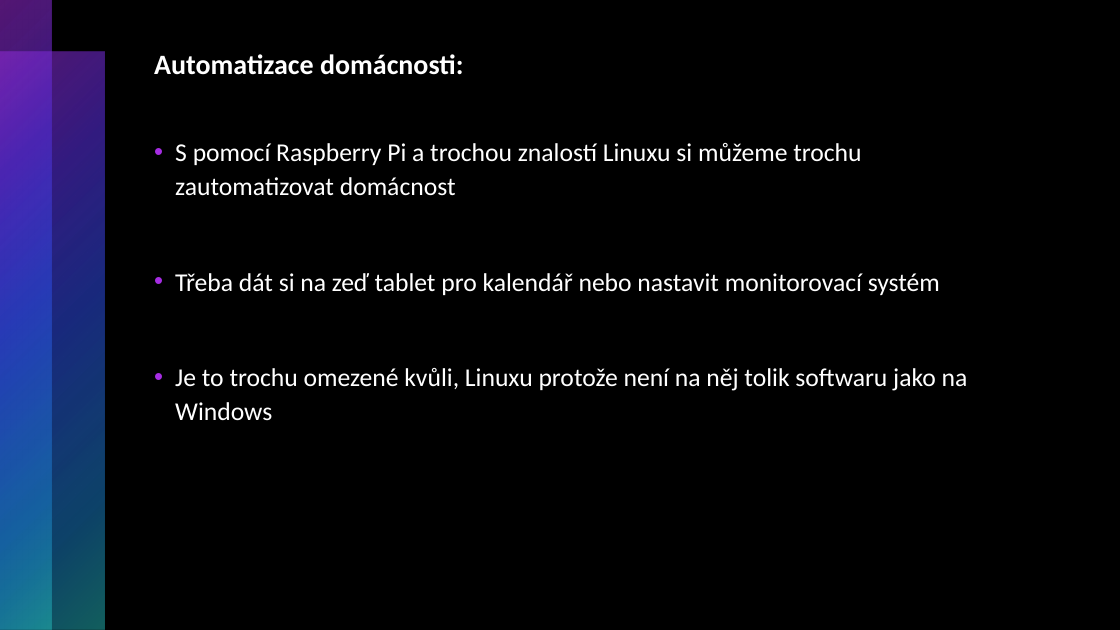
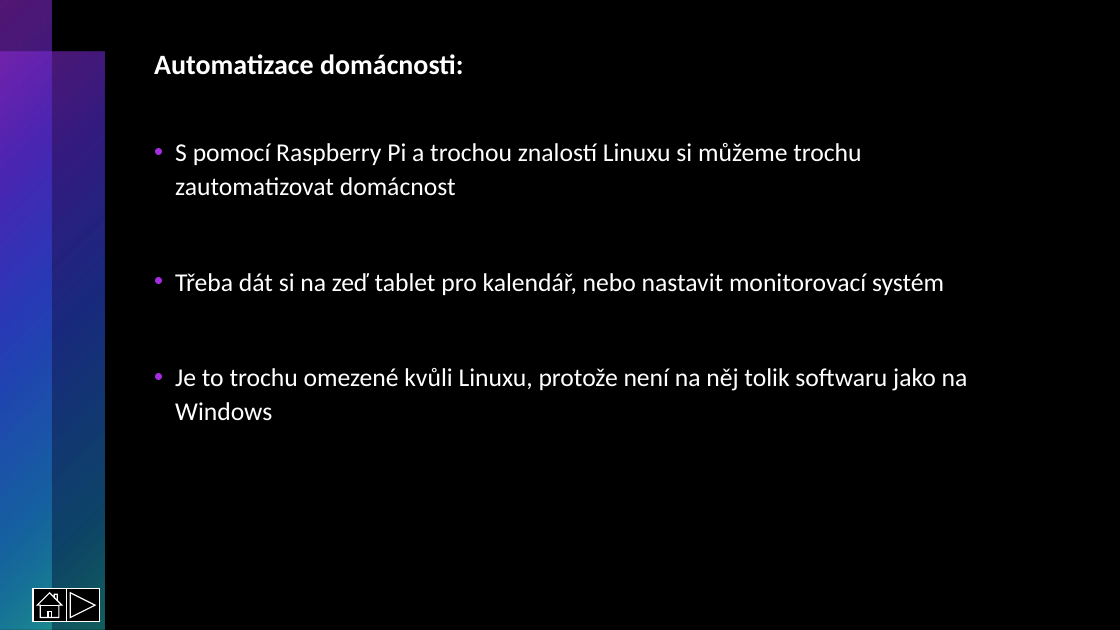
Before and after one commit to RadRoz12/Linux, a slide deck: slide 12 of Linux.pptx (slide 10 before the commit). Drawn at 1120x630 pixels with LibreOffice and Linux fonts; fonts in the diff are those of the drawing. Boxes give left, top, right and bottom in pixels: in the first picture for what was removed or moved away, otherwise in the second. Text is boxed around its words. In the diff, an @@ line names an element or a change of style, - is before the commit and + after.

```diff
--- a/Linux.pptx
+++ b/Linux.pptx
@@ text at [175,273,968,420]: text changed @@
-• Třeba dát si na zeď tablet pro kalendář nebo nastavit monitorovací systém
-• Je to trochu omezené kvůli, Linuxu protože není na něj tolik softwaru jako na Windows
+• Třeba dát si na zeď tablet pro kalendář, nebo nastavit monitorovací systém
+• Je to trochu omezené kvůli Linuxu, protože není na něj tolik softwaru jako na Windows
@@ action button home added at [33,589,66,622], fill #000000, outline #FFFFFF 1 pt @@
@@ action button forward next added at [66,589,99,622], fill #000000, outline #FFFFFF 1 pt @@
```
Also in this commit, not shown: 11 other slides changed, 3 slides added.
